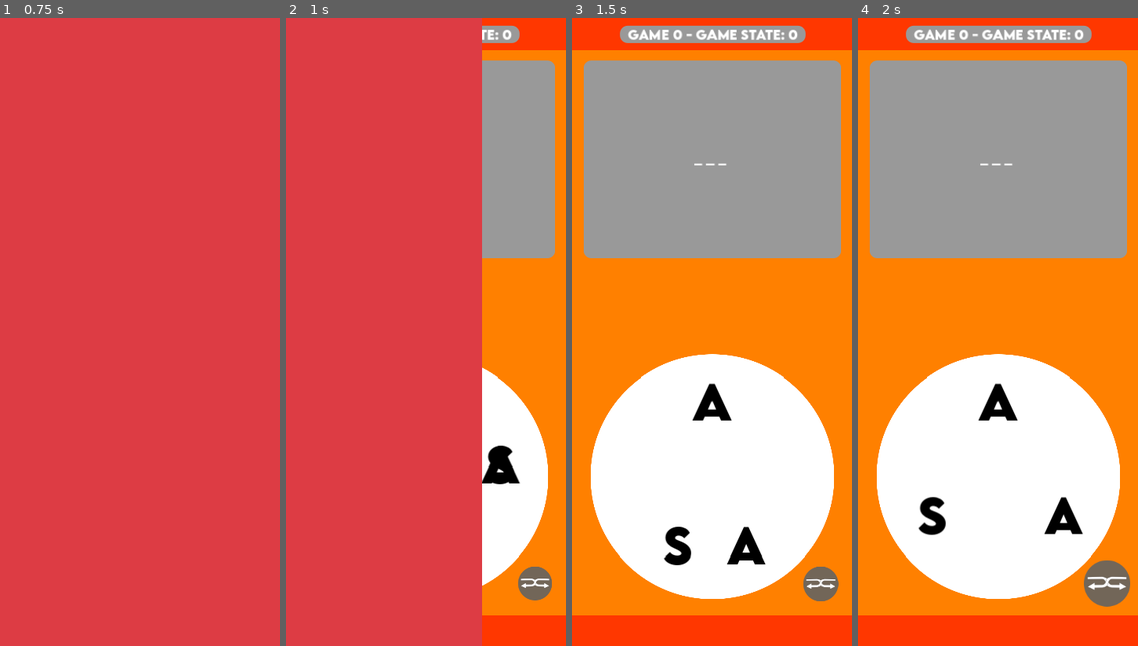
Above: before the commit, frames 1-4 (left to right).
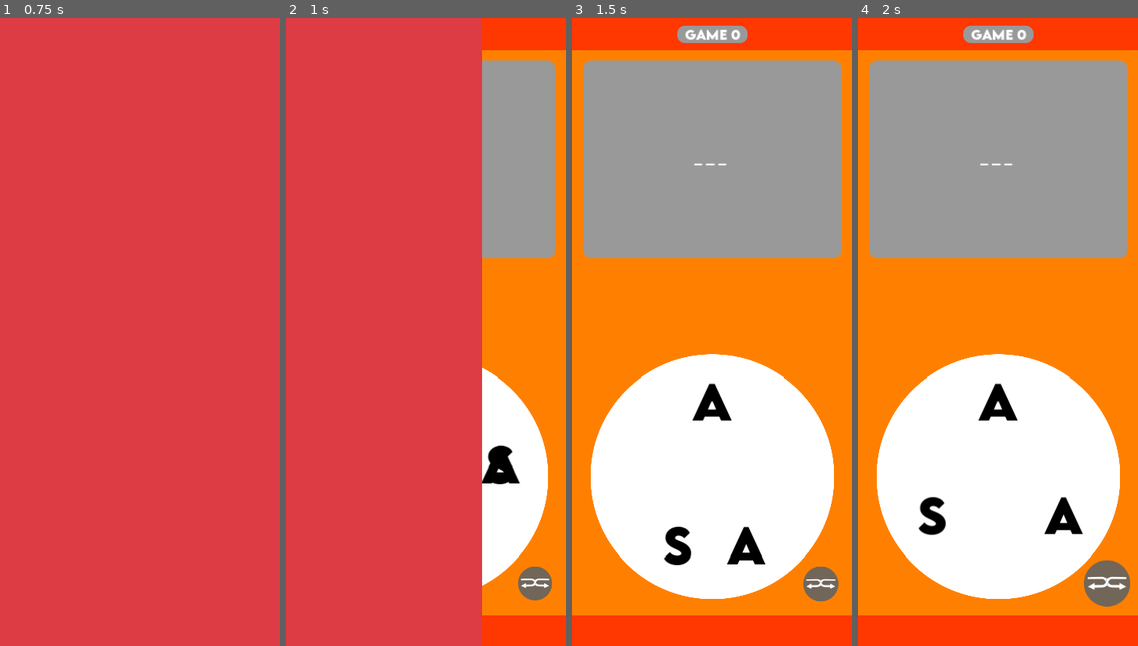
Above: after the commit, the same moments.

Repository: Kimedero/Neno-Play
Game: Godot game, scene res://main_scene.tscn
Same seed, same stepped clock (60 frames per second), same inputs: the game is played once before the commit and once after it.
Inputs (mouse positions are in pixels of both pictures, inside the frame that each line leads up to):
- Up to frame 1 (0.75 s): click (249, 583) at 0.5 s
- Up to frame 2 (1 s): no input
- Up to frame 3 (1.5 s): click (821, 583) at 1.25 s
- Up to frame 4 (2 s): no input

Frame 1 is identical in both runs. In frame 2, 0.4% of the frame differs, in the area x 70-84%, y 1-4%; in frame 3, 1.4%, in the area x 17-84%, y 1-4%; in frame 4, 1.4%.

Commit message:
Clean up
Cleaning up some of the print statements

Diff:
--- a/main_scene.gd
+++ b/main_scene.gd
@@ -149,7 +149,7 @@
 	if game_dict.has(current_game):
 		var curr_game_settings: Dictionary = game_dict[current_game]
 		print("Current game settings: %s" % [curr_game_settings])
-		current_game_label.text = "Game %s - Game State: %s" % [current_game, game_state]
+		current_game_label.text = "Game %s" % [current_game]
 		actual_letters = curr_game_settings.letters
 		number_of_dots = actual_letters.length()
 		word_columns = curr_game_settings.columns
@@ -224,13 +224,13 @@
 				word_panel_dict[formed_word].animate_found_word()
 				found_words_array.append(formed_word)
 				save_progress()
-				print("Appended and saved formed word!")
+				#print("Appended and saved formed word!")
 
 				# when the size of the found word array and words to find array tally we advance the current game
 				if found_words_array.size() == words_to_find_array.size():
 					game_state = GAME_STATE.LEVEL_COMPLETED
 					save_progress()
-					print("Completed game advanced it and saved!")
+					#print("Completed game advanced it and saved!")
 					#current_game += 1
 					#print("Congratulations! You finished the game!")
 
@@ -306,9 +306,8 @@
 			for wp: WordPanel in word_grid_container_children:
 				if wp.word_to_display.to_upper() == found_word.to_upper():
 					wp.animate_found_word()
-
-					#word_panel_dict[word_to_find.to_upper()] = new_word_panel
-					print("Word to Display: %s" % [wp.word_to_display])
+					#print("Word to Display: %s" % [wp.word_to_display])
+
 
 	if not temp_found_bonus_words_array.is_empty():
 		found_bonus_words_array.clear()
@@ -330,7 +329,7 @@
 		if formed_word.to_upper() not in found_bonus_words_array:
 			found_bonus_words_array.append(formed_word.to_upper())
 			save_progress()
-			print("Updated bonus words and saved game!")
+			#print("Updated bonus words and saved game!")
 	else:
 		# we have a word not found animation
 		pass
